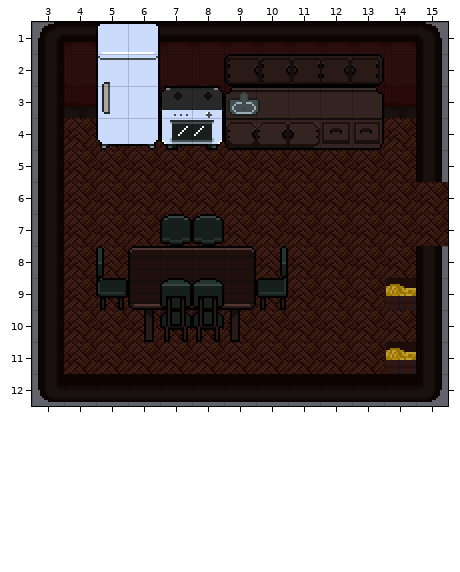
An edit to a level. Tiled map, game/assets/tiles/kitchen.tmx. Above: the version before the commit.
Cells are 16x16 px. Shown: x 3..15, y 1..12.
Now the later version:
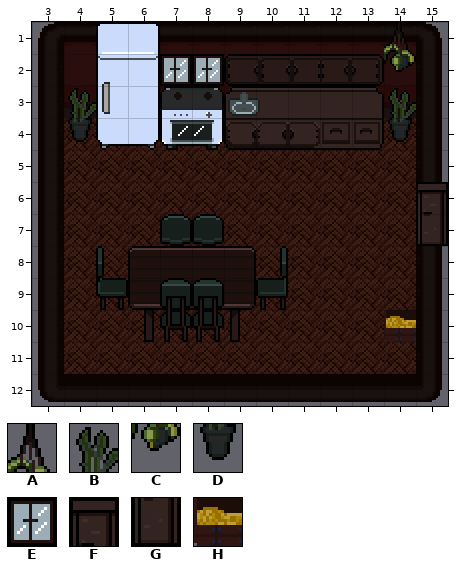
Key: from "furniture_tileset_v2": A 303, B 304, C 334, D 335, E 416, F 418, G 449; from "tileset": H 74.
_ is an empty cell.
Objects are placed by their top-left corner, in cells (3,4 is the top-left corner of cell 3,4); size is 1x1 cell unless given.
Edits made:
Layer "Tile Layer 2":
y 1: x 14 _ -> A
y 2: x 7..8 __ -> EE; x 14 _ -> C
y 3: x 4 _ -> B; x 14 _ -> B
y 4: x 4 _ -> D; x 14 _ -> D
y 6: x 15 _ -> F
y 7: x 15 _ -> G
Layer "Object Layer 1":
changed: H at 14,9 -> H at 14,10
removed: H at 14,11
